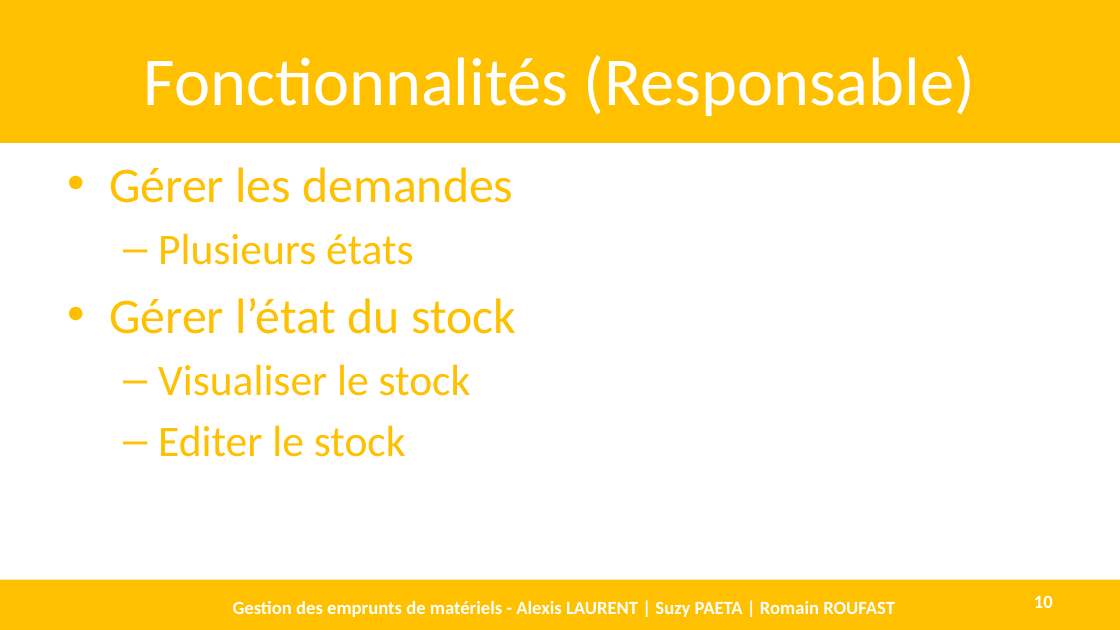
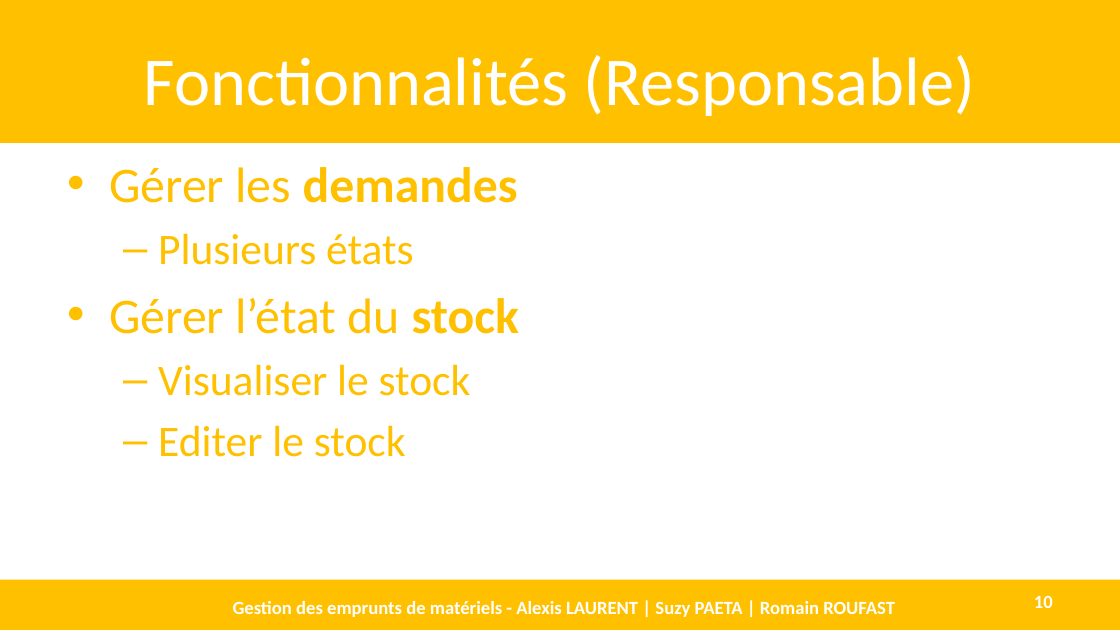
Before and after one commit to AlexisLaurent/Gestion_des_Emprunts, a slide deck: slide 10 of Livrables/D1.3 - DEF.pptx. Drawn at 1120x630 pixels with LibreOffice and Linux fonts; fonts in the diff are those of the drawing. Boxes give left, top, right and bottom in pixels: in the first picture for what was removed or moved away, otherwise in the second. Text is boxed around its words. In the diff, an @@ line names an element or a change of style, - is before the commit and + after.

```diff
--- a/Livrables/D1.3 - DEF.pptx
+++ b/Livrables/D1.3 - DEF.pptx
@@ text at bbox=[109, 167, 519, 334]: bold on in "demandes", "stock" @@
```
Also in this commit, not shown: 5 other slides changed, 1 slide added.
